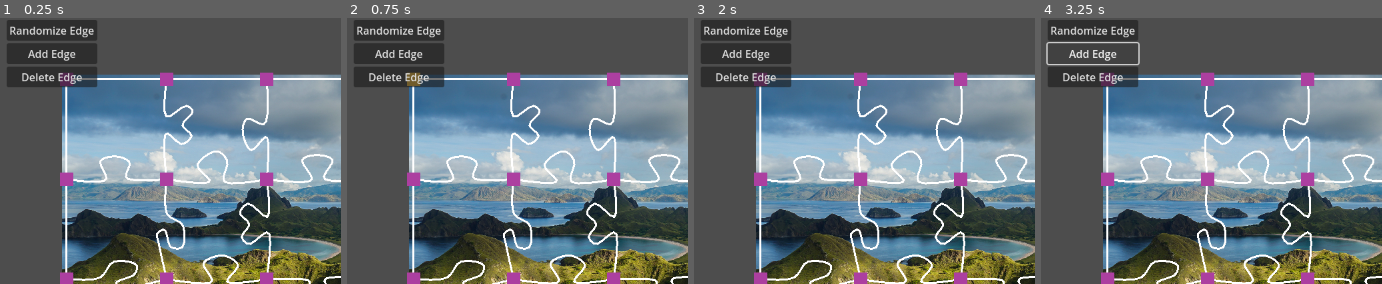
Above: before the commit, frames 1-4 (left to right).
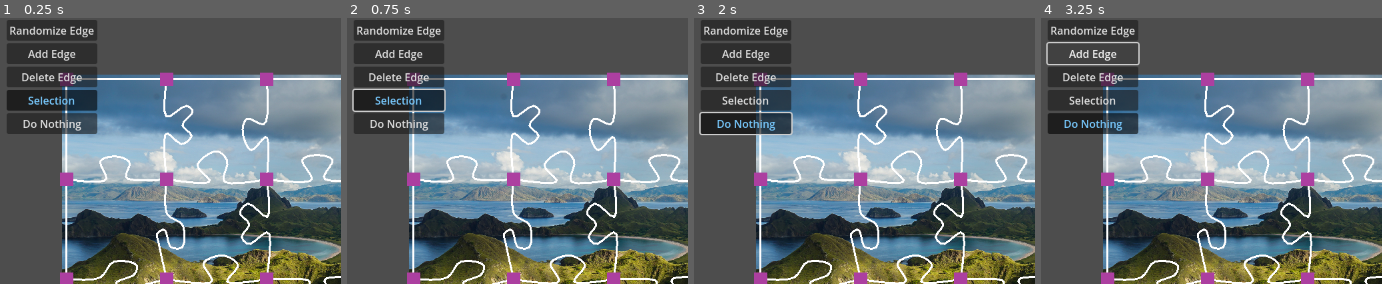
Above: after the commit, the same moments.

Repository: kreibaum/puzzle-shark
Game: Godot game, scene res://editor.tscn
The game is run twice, just before and just after one commit, with the same random seed, the same clock (stepped at 60 frames per second) and the same inputs.
Inputs (mouse positions are % of the whole screen's width and height, from its top left):
- Up to frame 1 (0.25 s): no input
- Up to frame 2 (0.75 s): click (8, 16) at 0.5 s, where only the run after the commit has a clickable "Selection"
- Up to frame 3 (2 s): click (8, 21) at 1.25 s, where only the run after the commit has a clickable "Do Nothing"
- Up to frame 4 (3.25 s): click "Randomize Edge" at 2 s; click "Add Edge" at 2.75 s
The pictures show only the part of the screen within x 0-50%, y 1-51%; the shares and areas given below are measured in that part.

The runs differ from the first frame. In frame 1, 4.1% of the frame differs, in the area x 2-29%, y 27-44%; in frame 2, 4.5%, in the area x 1-30%, y 20-44%; in frame 3, 4.2%; in frame 4, 4.0%.

Commit message:
Add two buttons that do nothing but have some theme.

Diff:
--- a/editor.tscn
+++ b/editor.tscn
@@ -6,6 +6,13 @@
 [ext_resource type="Script" path="res://RandomizeEdgeButton.gd" id="4_nlaqt"]
 [ext_resource type="Script" path="res://AddEdgeButton.gd" id="5_sxt5f"]
 [ext_resource type="Script" path="res://DeleteEdgeButton.gd" id="6_kqwcc"]
+
+[sub_resource type="Theme" id="Theme_mnow6"]
+resource_name = "ButtonTheme"
+Button/colors/font_pressed_color = Color(0.470588, 0.788235, 0.996078, 1)
+
+[sub_resource type="ButtonGroup" id="ButtonGroup_07nag"]
+resource_name = "ToolSelected"
 
 [node name="Node2D" type="Node2D"]
 
@@ -48,3 +55,18 @@
 text = "Delete Edge"
 script = ExtResource("6_kqwcc")
 canvas = NodePath("../../../PuzzleCanvas")
+
+[node name="SelectionToolButton" type="Button" parent="CanvasLayer/VBoxContainer"]
+layout_mode = 2
+theme = SubResource("Theme_mnow6")
+toggle_mode = true
+button_pressed = true
+button_group = SubResource("ButtonGroup_07nag")
+text = "Selection"
+
+[node name="NoOpToolButton" type="Button" parent="CanvasLayer/VBoxContainer"]
+layout_mode = 2
+theme = SubResource("Theme_mnow6")
+toggle_mode = true
+button_group = SubResource("ButtonGroup_07nag")
+text = "Do Nothing"
Not shown: 1 places in editor.tscn that only renumber resources
